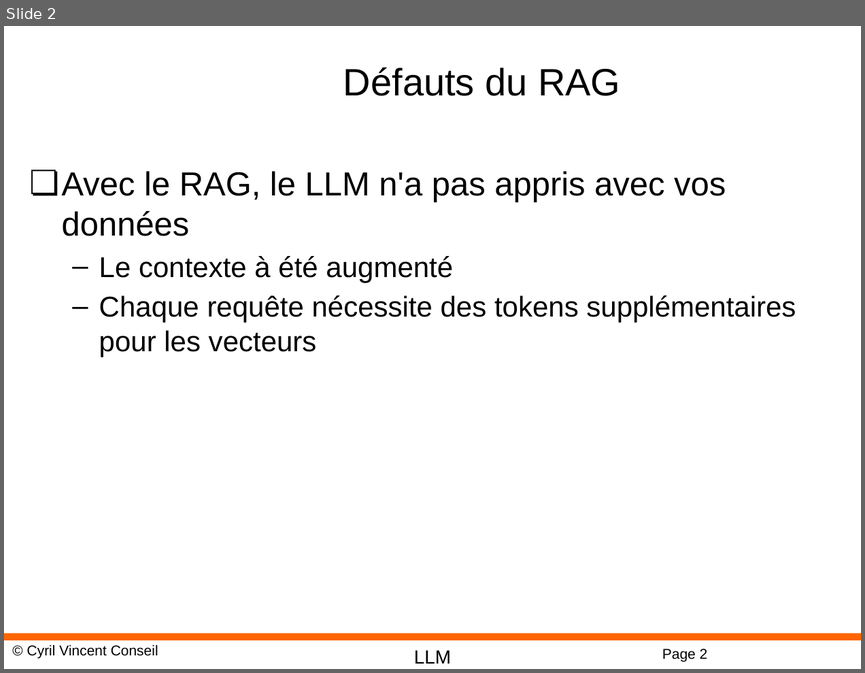
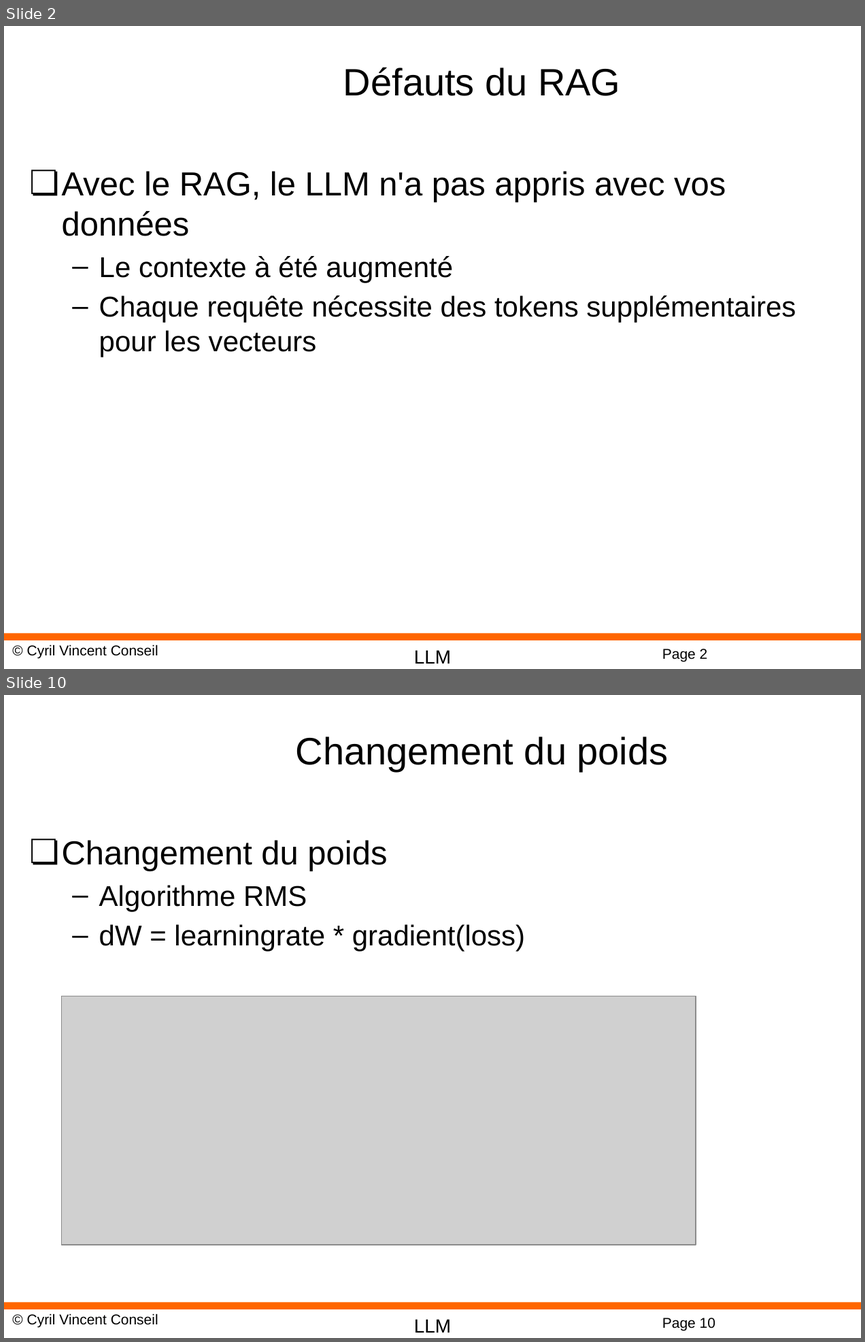
Before and after one commit to cyrilvincent/rag, a slide deck: ppt/RAG13-FineTuning.pptx. Shown one above the other, each under a label of ours: slide 2 before the commit, slides 2 and 10 after it; the slides between them are not shown. The pictures are 865x673 and 865x1342 pixels, drawn with LibreOffice and Linux fonts; fonts in the diff are those of the drawing; grey boxes stand for pictures; background and template pictures are left out. Boxes give left, top, right and bottom in pixels: in the first picture for what was removed or moved away, otherwise in the second. Text is boxed around its words. In the diff, an @@ line names an element or a change of style, - is before the commit and + after.

```diff
--- a/ppt/RAG13-FineTuning.pptx
+++ b/ppt/RAG13-FineTuning.pptx
@@ slide 10 added at [4,695,861,1338], background #FFFFFF; not listed: 4 template elements that a slide beside it also shows @@
@@ title added at [296,736,668,772], 32 pt, text #000000 @@
+Changement du poids
@@ text added at [62,840,525,951], 24 pt, text #000000 @@
+❏ Changement du poids
+  – Algorithme RMS
+  – dW = learningrate * gradient(loss)
@@ picture added at [61,996,696,1244] @@
```
Also in this commit, not shown: 1 slide changed, 11 other slides added, 47 other files.
